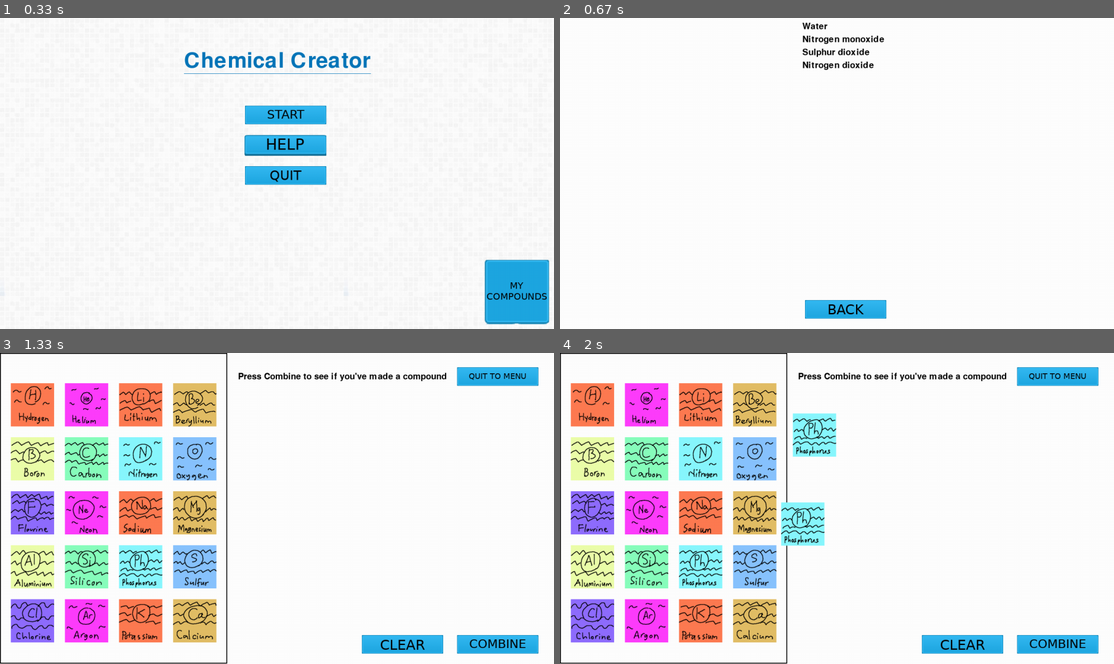
Above: before the commit, frames 1-4 (two rows, left to right).
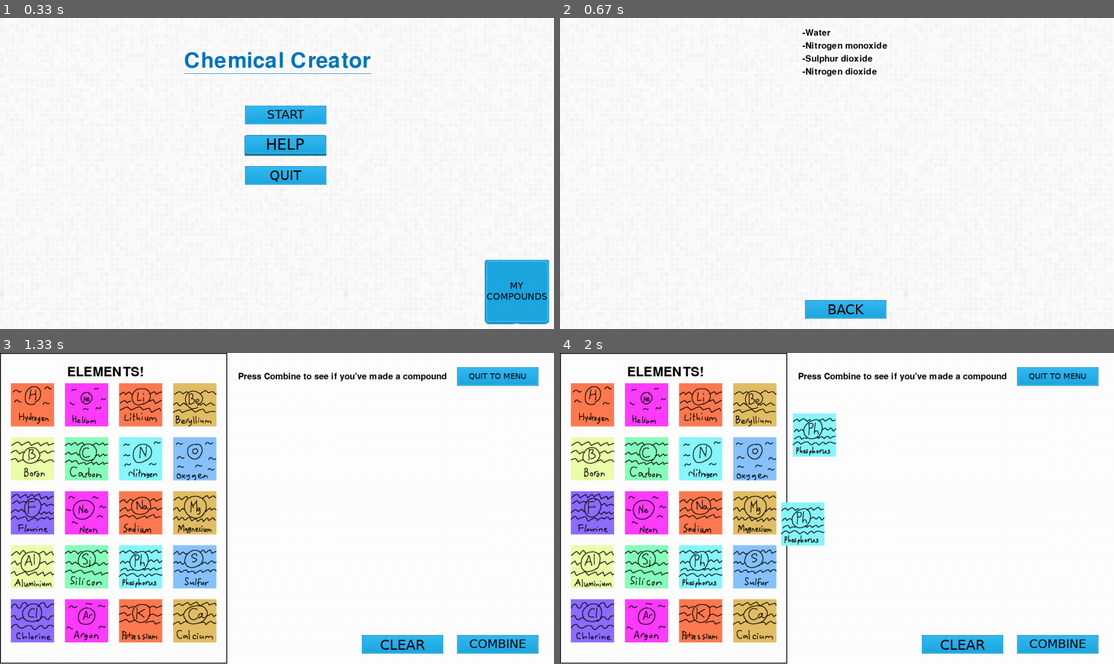
Above: after the commit, the same moments.

Repository: MackFree/hackathon
Game: pygame game, started from testbuild1.py
The game is run twice, just before and just after one commit, with the same random seed, the same clock (stepped at 60 frames per second) and the same inputs.
Inputs (mouse positions are in pixels of both pictures, inside the frame that each line leads up to):
- Up to frame 1 (0.33 s): no input
- Up to frame 2 (0.67 s): click (1075, 291) at 0.38 s
- Up to frame 3 (1.33 s): press the mouse at (288, 645) at 0.7 s; move the mouse to (243, 586) at 0.8 s; release the mouse at (204, 530) at 0.93 s; click (288, 449) at 1.05 s
- Up to frame 4 (2 s): press the mouse at (698, 567) at 1.37 s; move the mouse to (753, 545) at 1.47 s; release the mouse at (803, 524) at 1.6 s; press the mouse at (698, 567) at 1.7 s; move the mouse to (759, 499) at 1.8 s; release the mouse at (814, 433) at 1.93 s

Frame 1 is identical in both runs. In frame 2, 1.2% of the frame differs, in the area x 43-60%, y 1-19%; in frame 3, 0.3%; in frame 4, 0.3%.

Commit message:
Minor changes cosmetic

Diff:
--- a/testbuild1.py
+++ b/testbuild1.py
@@ -79,7 +79,10 @@
 backbuttonrect.y = 650
 
 #text
-font = pygame.font.Font('freesansbold.ttf', 20)
+font = pygame.font.Font('freesansbold.ttf', 13)
+fontbig = pygame.font.Font('freesansbold.ttf', 20)
+fonthuge = pygame.font.Font('freesansbold.ttf', 30)
+
 element_name_text = "Press Combine to see if you've made a compound"
 element_text_obj = font.render(element_name_text, True, black, white)
 element_text_rect = element_text_obj.get_rect()
@@ -89,9 +92,6 @@
 element_text_rect.y = 45
 
 #molecule description
-font = pygame.font.Font('freesansbold.ttf', 13)
-fontbig = pygame.font.Font('freesansbold.ttf', 20)
-
 element_desc_text = ""
 element_desc_obj = font.render(element_desc_text, True, black, white)
 element_desc_rect = element_desc_obj.get_rect()
@@ -99,6 +99,14 @@
 #molecule description loc
 element_desc_rect.x = 550
 element_desc_rect.y = 95
+
+#element box title
+element_box_title_obj = fonthuge.render("ELEMENTS!", True, black, white)
+element_box_title_rect = element_box_title_obj.get_rect()
+
+#locs
+element_box_title_rect.x = 155
+element_box_title_rect.y = 30
 
 #drawing the rectangles needed, atom selection screen and place screen
 selection_rect = pygame.Rect(0, 0, 525, 719)
@@ -181,7 +189,7 @@
         mol_name, mol_desc = COMBI_DESC[atom_sorted]
     return (atom_sorted in DATABASE, mol_name, mol_desc)
 
-def setup_bg():
+def setup_bg(title=True):
     # draw background image
     bg_image = pygame.image.load("assets/bg.png")
     img_w, img_h = bg_image.get_width(), bg_image.get_height()
@@ -190,14 +198,15 @@
         screen.blit(bg_image, (x, y))
 
     # draw title
-    title_font = pygame.font.Font('freesansbold.ttf', 50)
-    title_obj = title_font.render("Chemical Creator", True, title_color)
-    title_rect = title_obj.get_rect(center=(width/2, 100))
-    screen.blit(title_obj, title_rect)
-
-    line_start = title_rect.left, title_rect.top + title_rect.height + 3
-    line_end = title_rect.left + title_rect.width, title_rect.top + title_rect.height + 3
-    pygame.draw.line(screen, title_color, line_start, line_end, 1)
+    if(title):
+        title_font = pygame.font.Font('freesansbold.ttf', 50)
+        title_obj = title_font.render("Chemical Creator", True, title_color)
+        title_rect = title_obj.get_rect(center=(width/2, 100))
+        screen.blit(title_obj, title_rect)
+
+        line_start = title_rect.left, title_rect.top + title_rect.height + 3
+        line_end = title_rect.left + title_rect.width, title_rect.top + title_rect.height + 3
+        pygame.draw.line(screen, title_color, line_start, line_end, 1)
 
 while 1:
     while game_state == 0:
@@ -294,6 +303,7 @@
                     element_desc_text = ""
 
                 if(menubuttonrect.collidepoint(pos)):
+                    element_name_text = "Press Combine to see if you've made a compound"
                     simulation_atoms = []
                     game_state = 0
 
@@ -308,6 +318,8 @@
 
         #re-drawring background
         screen.fill(white)
+
+        screen.blit(element_box_title_obj, element_box_title_rect)
 
         #drawring #needs to be from the bottom up
         pygame.draw.rect(screen, black, selection_rect, 2)
@@ -382,11 +394,11 @@
     f = open("saves/madeelements.txt", "r+")
     made_list = f.readlines()
     txt_obj_list = []
-    start_y = 10
+    start_y = 25
 
     for compound in made_list:
         compound = compound.strip()
-        temp_txt_obj = fontbig.render(compound, True, black, white)
+        temp_txt_obj = fontbig.render('-' + compound, True, black, white)
         temp_rect = temp_txt_obj.get_rect()
         temp_rect.x = 560
         temp_rect.y = start_y
@@ -409,6 +421,8 @@
 
         screen.fill(white)
 
+        setup_bg(False)
+
         for compound in txt_obj_list:
             screen.blit(compound[0], compound[1])
 
